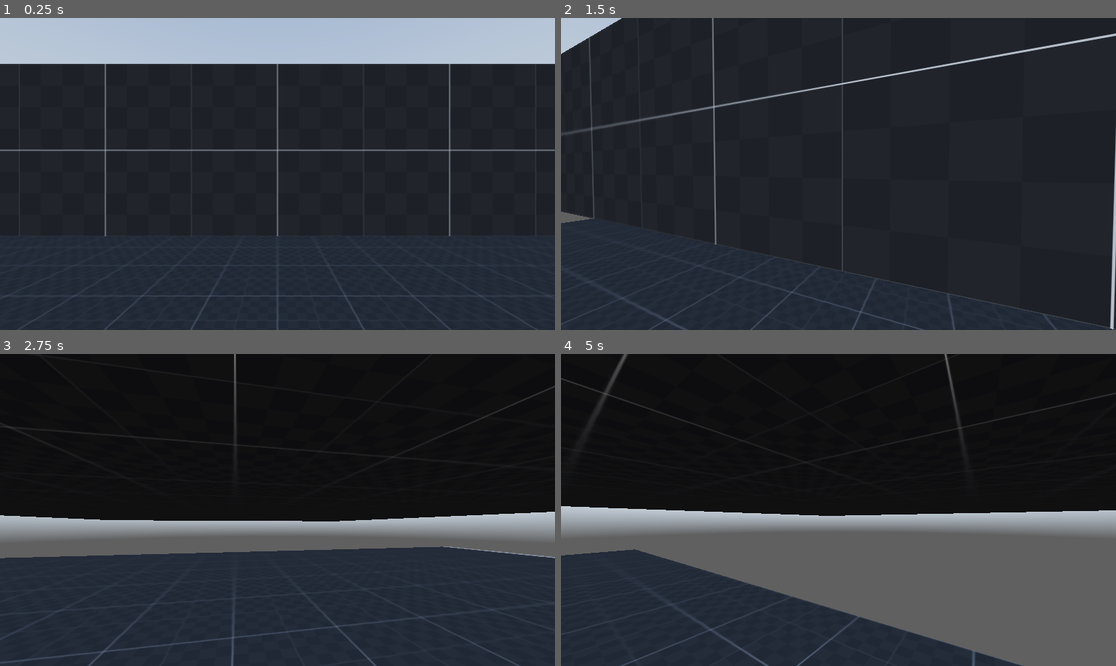
Above: before the commit, frames 1-4 (two rows, left to right).
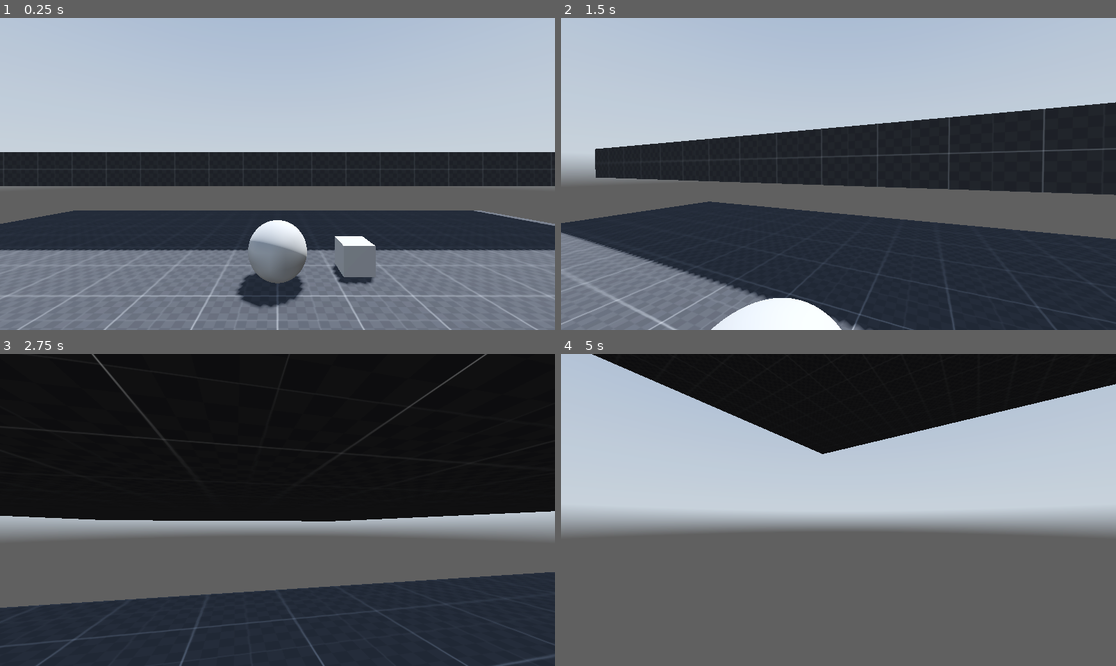
Above: after the commit, the same moments.

Repository: 808sheeb/Could-you-understand-me-leaving
Game: Godot game, scene res://scenes/main.tscn
The game is run twice, just before and just after one commit, with the same random seed, the same clock (stepped at 60 frames per second) and the same inputs. A sky picture missing from this copy of the repository is replaced by a grey-blue gradient.
Inputs (mouse positions are in pixels of both pictures, inside the frame that each line leads up to):
- Up to frame 1 (0.25 s): no input
- Up to frame 2 (1.5 s): tap Enter (ui_accept) at 0.5, 0.77 s; move the mouse to (866, 174) at 0.52 s; hold Ctrl (crouch) 0.53-1.28 s; hold W (forward) from 0.53 s (still down); click (866, 174) at 0.8 s; move the mouse to (810, 174) at 1.27 s; click (810, 174) at 1.35 s
- Up to frame 3 (2.75 s): keep holding W (forward); tap Enter (ui_accept) at 1.52 s; tap Ctrl (crouch) at 1.55 s; move the mouse to (288, 503) at 2.02 s; hold Ctrl (crouch) from 2.03 s (still down); click (288, 503) at 2.3 s
- Up to frame 4 (5 s): keep holding W (forward); move the mouse to (832, 516) at 2.77 s; release Ctrl (crouch) at 2.78 s; tap Shift (sprint) at 2.85 s; tap Enter (ui_accept) at 3.02, 3.77, 4.52 s; tap Ctrl (crouch) at 3.05, 4.35 s; move the mouse to (877, 513) at 3.52 s; press the mouse at (877, 513) at 3.53 s; move the mouse to (794, 506) at 4.27 s; release the mouse at (794, 506) at 4.28 s

The runs differ from the first frame. In frame 1, 63% of the frame differs, in the area x 0-100%, y 14-100%; in frame 2, 56%; in frame 3, 13%; in frame 4, 51%.

Commit message:
refining player character + interaction design

Diff:
--- a/project.godot
+++ b/project.godot
@@ -47,6 +47,11 @@
 "events": [Object(InputEventKey,"resource_local_to_scene":false,"resource_name":"","device":-1,"window_id":0,"alt_press …(195 unchanged characters)…
 ]
 }
+interact={
+"deadzone": 0.2,
+"events": [Object(InputEventMouseButton,"resource_local_to_scene":false,"resource_name":"","device":-1,"window_id":0,"alt_pressed":false,"shift_pressed":false,"ctrl_pressed":false,"meta_pressed":false,"button_mask":0,"position":Vector2(0, 0),"global_position":Vector2(0, 0),"factor":1.0,"button_index":1,"canceled":false,"pressed":false,"double_click":false,"script":null)
+]
+}
 
 [rendering]
 
--- a/scenes/main.tscn
+++ b/scenes/main.tscn
@@ -25,6 +25,16 @@
 [sub_resource type="CapsuleShape3D" id="CapsuleShape3D_sugp2"]
 height = 1.0
 
+[sub_resource type="SphereMesh" id="SphereMesh_sugp2"]
+
+[sub_resource type="BoxShape3D" id="BoxShape3D_sugp2"]
+
+[sub_resource type="BoxMesh" id="BoxMesh_jyhfs"]
+
+[sub_resource type="SphereShape3D" id="SphereShape3D_sugp2"]
+
+[sub_resource type="SphereMesh" id="SphereMesh_jyhfs"]
+
 [node name="world" type="Node3D"]
 
 [node name="stage" type="Node3D" parent="."]
@@ -36,7 +46,7 @@
 material = SubResource("StandardMaterial3D_jyhfs")
 
 [node name="plane2" type="CSGBox3D" parent="stage"]
-transform = Transform3D(1, 0, 0, 0, 1, 0, 0, 0, 1, 0, 1.9377537, -11.18045)
+transform = Transform3D(1, 0, 0, 0, 1, 0, 0, 0, 1, 0, 1.9377537, -15.935848)
 use_collision = true
 size = Vector3(20, 1, 20)
 material = SubResource("StandardMaterial3D_jyhfs")
@@ -67,5 +77,41 @@
 
 [node name="Camera3D" type="Camera3D" parent="player/head"]
 
-[node name="RayCast3D" type="RayCast3D" parent="player"]
+[node name="interaction_check" type="RayCast3D" parent="player/head/Camera3D"]
+target_position = Vector3(0, 0, -4)
+collision_mask = 3
+
+[node name="grab_target" type="Node3D" parent="player/head/Camera3D/interaction_check"]
+transform = Transform3D(1, 0, 0, 0, 1, 0, 0, 0, 1, 0, 0, -4)
+
+[node name="crouch_checker" type="RayCast3D" parent="player"]
 target_position = Vector3(0, 2, 0)
+
+[node name="hand" type="Node3D" parent="player"]
+transform = Transform3D(1, 0, 0, 0, 1, 0, 0, 0, 1, 0.24474955, 0.760653, -1.1530743)
+
+[node name="MeshInstance3D" type="MeshInstance3D" parent="player/hand"]
+transform = Transform3D(0, 0, 0, 0, 0, 0, 0, 0, 0, 0, 0, 0)
+visible = false
+mesh = SubResource("SphereMesh_sugp2")
+
+[node name="RigidBody3D" type="RigidBody3D" parent="." groups=["item"]]
+transform = Transform3D(1, 0, 0, 0, 1, 0, 0, 0, 1, 1.4329655, 0.5, -3.8231819)
+collision_layer = 3
+
+[node name="CollisionShape3D" type="CollisionShape3D" parent="RigidBody3D" groups=["item"]]
+transform = Transform3D(0.575, 0, 0, 0, 0.575, 0, 0, 0, 0.575, 0, -0.2089343, 0)
+shape = SubResource("BoxShape3D_sugp2")
+
+[node name="MeshInstance3D" type="MeshInstance3D" parent="RigidBody3D" groups=["item"]]
+transform = Transform3D(0.555, 0, 0, 0, 0.555, 0, 0, 0, 0.555, 0, -0.2238543, 0)
+mesh = SubResource("BoxMesh_jyhfs")
+
+[node name="RigidBody3D2" type="RigidBody3D" parent="." groups=["item"]]
+transform = Transform3D(1, 0, 0, 0, 1, 0, 0, 0, 1, 0, 0.5, -3.482001)
+
+[node name="CollisionShape3D" type="CollisionShape3D" parent="RigidBody3D2" groups=["item"]]
+shape = SubResource("SphereShape3D_sugp2")
+
+[node name="MeshInstance3D" type="MeshInstance3D" parent="RigidBody3D2" groups=["item"]]
+mesh = SubResource("SphereMesh_jyhfs")
--- a/scripts/player.gd
+++ b/scripts/player.gd
@@ -4,7 +4,9 @@
 @onready var head: Node3D = $head
 @onready var standing_collision_shape: CollisionShape3D = $standing_collision_shape
 @onready var crouching_collision_shape: CollisionShape3D = $crouching_collision_shape
-@onready var ray_cast_3d: RayCast3D = $RayCast3D
+@onready var ray_cast_3d: RayCast3D = $crouch_checker
+@onready var interaction: RayCast3D = $head/Camera3D/interaction_check
+@onready var hand: Node3D = $hand
 
 # Speed variables
 var CURRENT_SPEED = 5.0
@@ -35,7 +37,14 @@
 		head.rotate_x(deg_to_rad(-event.relative.y * mouse_sens))
 		head.rotation.x = clamp(head.rotation.x, deg_to_rad(-89), deg_to_rad(89))
 
+
 func _physics_process(delta: float) -> void:
+	var object = interaction.get_collider()
+	if interaction.is_colliding():
+		if object.is_in_group("item"):
+			if Input.is_action_pressed("interact"):
+				object.global_position = hand.global_position
+				object.global_rotation = hand.global_rotation
 
 # Handle Movement State
 	# Crouching
Not shown: 1 places in scenes/main.tscn that only renumber resources
